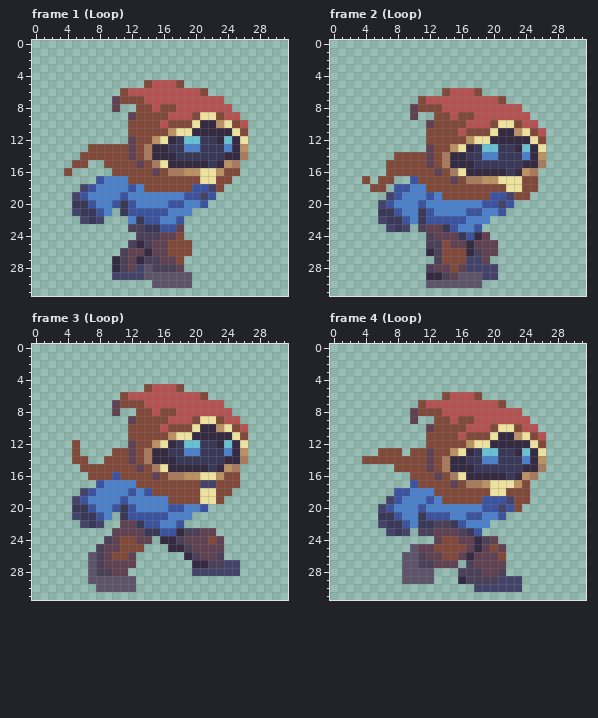
Two versions of one pixel-art file, Project Files/Art/Charachters/Player_Run.aseprite. Above, as it was before the edit.
32x32 pixels, 4 frames. Shown: frame 1 (Loop), frame 2 (Loop), frame 3 (Loop), frame 4 (Loop).
Now the later version:
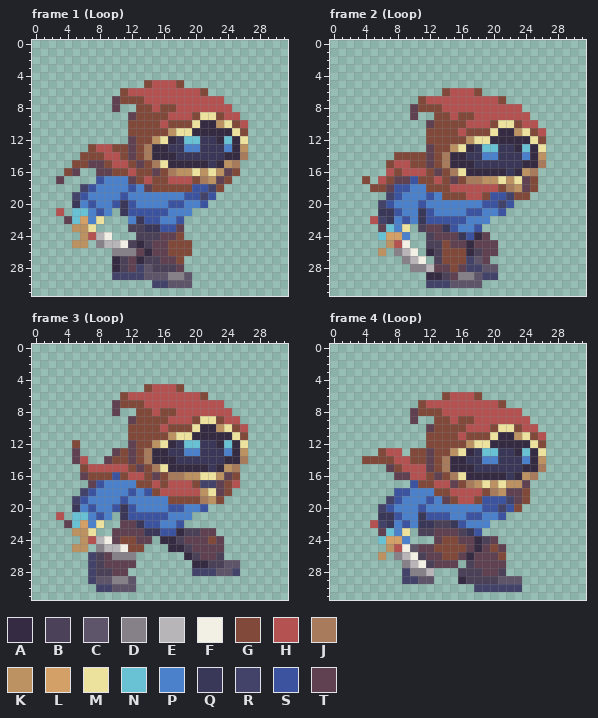
Palette (. is transparent): A #352b42  B #4b4158  C #5f556a  D #868188  E #b8b5b9  F #f2f0e5  G #80493a  H #b45252  J #a77b5b  K #bd9263  L #d3a068  M #ede19e  N #68c2d3  P #4b80ca  Q #3a3858  R #43436a  S #3c54a0  T #5f4151
Difference:
layer "Layer 6" added
layer "Layer 1" now shown
--- frame 1 (Loop), layers "Layer 1", "Layer 6", "Layer 5"
@@ x 0..31 @@
 12 ............TGGKMAQNNQQANAM.....
-13 .......GGGGGTGJAAQQPPQQQPAK.....
-14 ......GGGGGGTGJAAAQQQQQQAAJ.....
-15 .....GG..GGGGTGJMAAAAAQAKJ......
-16 ....G.....GGGGGTGJJKKMMKGG......
-17 ........SPPPGGGGGGGGGMMGG.......
-18 ......RSPPPPSPGGGGGGSSRG........
+13 .......GHHGGTGJAAQQPPQQQPAK.....
+14 ......GGGHHGTGJAAAQQQQQQAAJ.....
+15 .....GGTTGHHGTGJMAAAAAQAKJ......
+16 ....GT..TTGGHGGTGJKKMKMKTG......
+17 ...T....SPPPTGHGGHHHGJKTG.......
+18 ......RSPPPPSPTGGGGGSSRG........
 19 .....RSPPPPSPPPPPPPSSRS.........
-20 .....QQSPPSQSPPPPSSPPS..........
-21 .....RQQSP.QSSSSSPPP............
-22 ......RQR...PQSSPPS.............
-23 ............BBQQSST.............
-24 .............BBBTTG.............
-25 ............BABTTGGG............
-26 ...........BTTATTGGG............
+20 .....QPSPPSQSPPPPSSPPS..........
+21 ...H.NNPSP.QSSSSSPPP............
+22 ....TNLPM...PQSSPPS.............
+23 .....KKM....BBQQSST.............
+24 ......KHEF...BBBTTG.............
+25 .....KK.DEEFBABTTGGG............
+26 ..........DDDTATTGGG............
 27 ..........ABTABBTTG.............
 28 ..........ABTRCBBBT.............
-29 ..........RRRRCCCCCC............
-30 ...............CCCCC............
+29 ..........RRRRCCCDDC............
+30 ...............RRCCC............
 31 ................................
--- frame 2 (Loop), layers "Layer 1", "Layer 6"
@@ x 0..31 @@
 14 ........GGGGTGJAAQQPPQQQPAK.....
-15 .......GGGGGTGJAAAQQQQQQAAJ.....
-16 .......GGGGGGTGJMAAAAAQAKJ......
-17 ....G.GG..SGGGGTGJJKKMMMGG......
-18 .....GG.SSPPGGGGGGGGGGMMGG......
-19 .......RSPPPSPGGGGGGSSRGG.......
+15 .......GHHGGTGJAAAQQQQQQAAJ.....
+16 .......HGHHHGTGJMAAAAAQAKJ......
+17 ....G.HGTTSGGHGTGJJKKMKMTG......
+18 .....GGTSSPPGGGHHHHHHGJKTG......
+19 .......RSPPPSPGGGHHGSSRGG.......
 20 ......RSPPPSPPPPPPPSSRS.........
 21 ......QQSPPQSPPPPSSPPS..........
-22 ......RQQSPQSSSSSPPP............
-23 .......RQR.BTTQSPPS.............
-24 ............BTTTQSAT............
-25 ............BBGTTATTT...........
-26 ............ABGGGABTT...........
-27 .............BGGGRRT............
-28 ............BTTGTRRRR...........
-29 ............AABTCCCRR...........
-30 ............CCCCCCC.............
+22 .....HRQPSPQSSSSSPPP............
+23 ......TNPM.BTTQSPPS.............
+24 ......NLLP..BTTTQSAT............
+25 .......KHF..BBGTTATTT...........
+26 ......K.DEF.ABGGGABTT...........
+27 .........DEF.BGGGRCT............
+28 ..........DDETTGTRRCC...........
+29 ............AABTDDCRR...........
+30 ............RRRCCCC.............
 31 ................................
--- frame 3 (Loop), layers "Layer 1", "Layer 6"
@@ x 0..31 @@
 12 .....G......TGGKMAQNNQQANAM.....
-13 .....G....GGTGJAAQQPPQQQPAK.....
-14 .....GG..GGGTGJAAAQQQQQQAAJ.....
-15 ......GGGGGGGTGJMAAAAAQAKJ......
-16 .......GGGSGGGGTGJJKKMMKGG......
-17 ........SPPPPGGGGGGGGRRGGG......
-18 ......RSPPPPSPSGGGGGGMMGG.......
-19 .....RSPPPPSPPPPPGGGGMMG........
-20 .....QQSPPSQSPPPPSSPPS..........
-21 .....RQQSP.QSSSSSPPP............
-22 ......RQR..TTQSSPPS.............
-23 ..........TTTTQQSSABBTT.........
-24 .........BTGGTT.AABTTTGT........
-25 ........BTTGGG...AABTTTT........
-26 .......CBTGGT......ABTTB........
-27 .......CBTTTT.......AABBRR......
-28 .......CBBTT........RRRRRR......
-29 .......CCCCCC...................
-30 ........CCCCC...................
+13 .....T....TGTGJAAQQPPQQQPAK.....
+14 .....TH..TGGTGJAAAQQQQQQAAJ.....
+15 ......GHHHHHGTGJMAAAAAQAKJ......
+16 ......TGGGSGHHGTGJJKKMMKTG......
+17 .......TSPPPPGGHGHHHGRRTGH......
+18 ......RSPPPPSPSGHHHHHKMTG.......
+19 .....RSPPPPSPPPPPGGGGJKG........
+20 .....QPSPPSQSPPPPSSPPS..........
+21 ...H.NNPSP.QSSSSSPPP............
+22 ....TNLPM..TTQSSPPS.............
+23 .....KKM..TTTTQQSSABBTT.........
+24 ......KHEFTGGTT.AABTTTGT........
+25 .....KK.DEEFGG...AABTTTT........
+26 .......RBTDDD......ABTTB........
+27 .......RBTTTT.......AABBCC......
+28 .......RBBTT........RRRCCR......
+29 .......RCCDDC...................
+30 ........RRCCC...................
 31 ................................
--- frame 4 (Loop), layers "Layer 1", "Layer 6", "Layer 5"
@@ x 0..31 @@
 12 ............GGGGGKMMAAAAAMG.....
-13 ......GGG.GGTGGKMAQNNQQANAM.....
-14 ....GGGGGGGGTGJAAQQPPQQQPAK.....
-15 ........GGGGTGJAAAQQQQQQAAJ.....
-16 ..........GGGTGJMAAAAAQAKJ......
-17 ..........SGGGGTGJJKMMMKG.......
-18 ........SSPPPGGGGGGGMMGGG.......
-19 .......RSPPPSPGGGGGSSSRGG.......
+13 ......GHH.GGTGGKMAQNNQQANAM.....
+14 ....GGGGHHGGTGJAAQQPPQQQPAK.....
+15 .......TGHHHTGJAAAQQQQQQAAJ.....
+16 ........TTHHGTGJMAAAAAQAKJ......
+17 ..........SGGHHTGJKMKMKKT.......
+18 ........SSPPPGGHHHHGJKTTG.......
+19 .......RSPPPSPTGHHGSSSRTG.......
 20 ......RSPPPSPPPPPPPSSRSG........
 21 ......QQSPPQSSSPPSSPPS..........
-22 ......RQQSPQQBBQSPPP............
-23 .......RQR.BBTTTBQS.............
-24 .............TGGTTABT...........
-25 ..........CTTGGGGTATGT..........
-26 .........CCBTTGGTATTTG..........
-27 .........CCBBTTT.BTTTT..........
-28 .........CCCC...BBBTTB..........
-29 .........CCCC...ABBBBRRR........
+22 .....HRQPSPQQBBQSPPP............
+23 ......TNPM.BBTTTBQS.............
+24 ......NLLP...TGGTTABT...........
+25 .......KHFCTTGGGGTATGT..........
+26 ......K.DEFBTTGGTATTTG..........
+27 .........DEFBTTT.BTTTT..........
+28 .........RDDE...BBBTTB..........
+29 .........RRCC...ABBBBCCC........
 30 ..................RRRRRR........
Changed places in both pictures, as pixel boxes (x1, y1, x2, y2):
changed: (56, 144, 232, 288)
changed: (370, 160, 530, 288)
changed: (56, 448, 240, 592)
changed: (370, 448, 530, 584)
